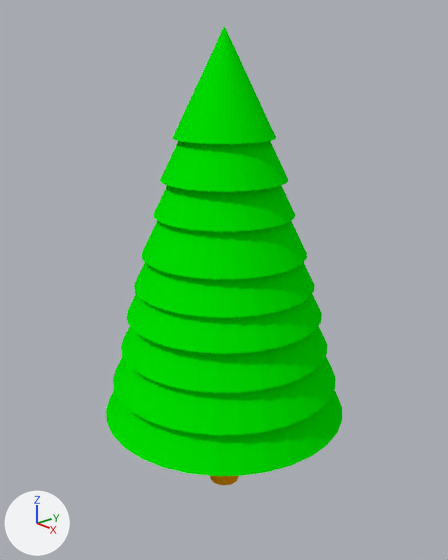
Two versions of the Blender file blender/icebearg/objects/tree.blend, one commit apart.
Before and after are seen from a 50 mm lens placed at (3.54, -3.08, 3.51), pointed at (0.0, 0.0, 1.88). The axes (+X, +Y, +Z) are drawn at lower left. The lights are the same throughout.

Objects in the first picture: 'CristmasTree'.
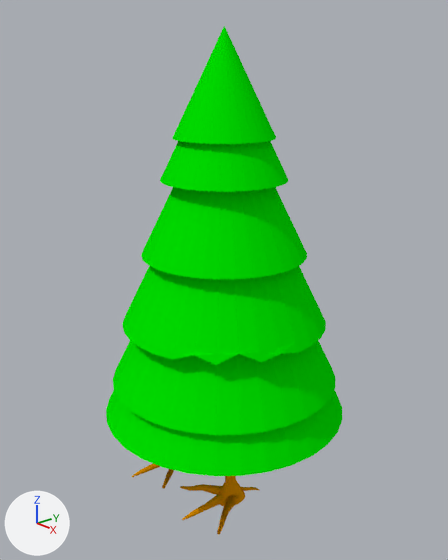
Boxes (x1, y1, x2, y2) around the edits, measured in the pictures (448 x 560 px):
```json
{"object": "CristmasTree", "change": "reshaped", "before": [106, 26, 342, 485], "after": [106, 26, 342, 534], "on screen": "11% taller"}
{"part": 1, "of": "me_cylinder", "change": "deleted", "before": [210, 476, 239, 485]}
{"part": 2, "of": "me_cylinder", "change": "built on", "before": [121, 185, 327, 393], "after": [123, 308, 326, 534]}
```

Edits to the scene script, one JSON object a line:
```json
{"block": "me_cylinder", "where": "# used by ob_cristmastree; location = (0.0, 0.0, 1.011); scale = (-0.128, -0.128, 1.0)"}
{"op": "remove", "block": "me_cylinder", "code": "me_cylinder.from_pydata(...)  # 361 vertices, 331 faces; spans x -7.8..7.8, y -7.8..7.8, z -1.0..2.7"}
{"op": "add", "block": "me_cylinder", "code": "me_cylinder.from_pydata(...)  # 3627 vertices, 3132 faces; spans x -7.8..7.8, y -7.8..7.8, z -0.9..2.7"}
{"block": "me_cylinder", "change": "me_cylinder part 1: the loose piece of 64 vertices spanning x -1.0..1.0, y -1.0..1.0, z -1.0..1.0 is deleted"}
{"block": "me_cylinder", "change": "me_cylinder part 2: 96 vertices removed from x -6.6..6.6, y -6.6..6.6, z 0.3..1.4; 3426 vertices added at x -6.4..6.4, y -6.4..6.4, z -0.9..0.6"}
```
